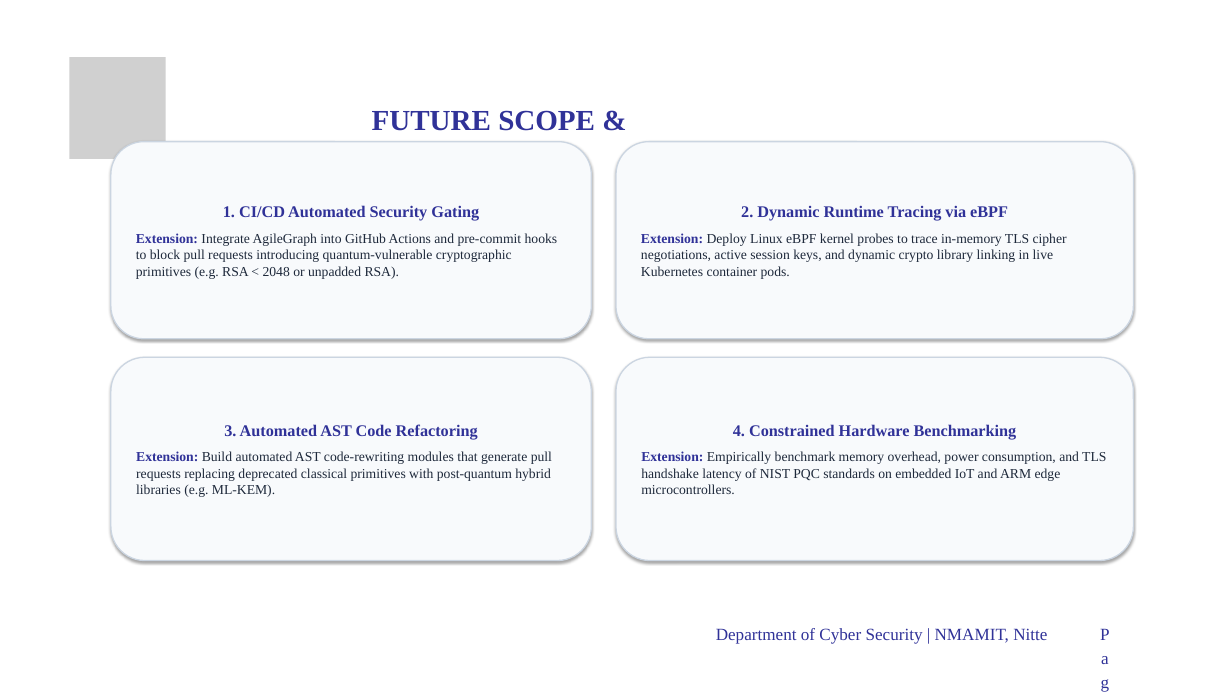
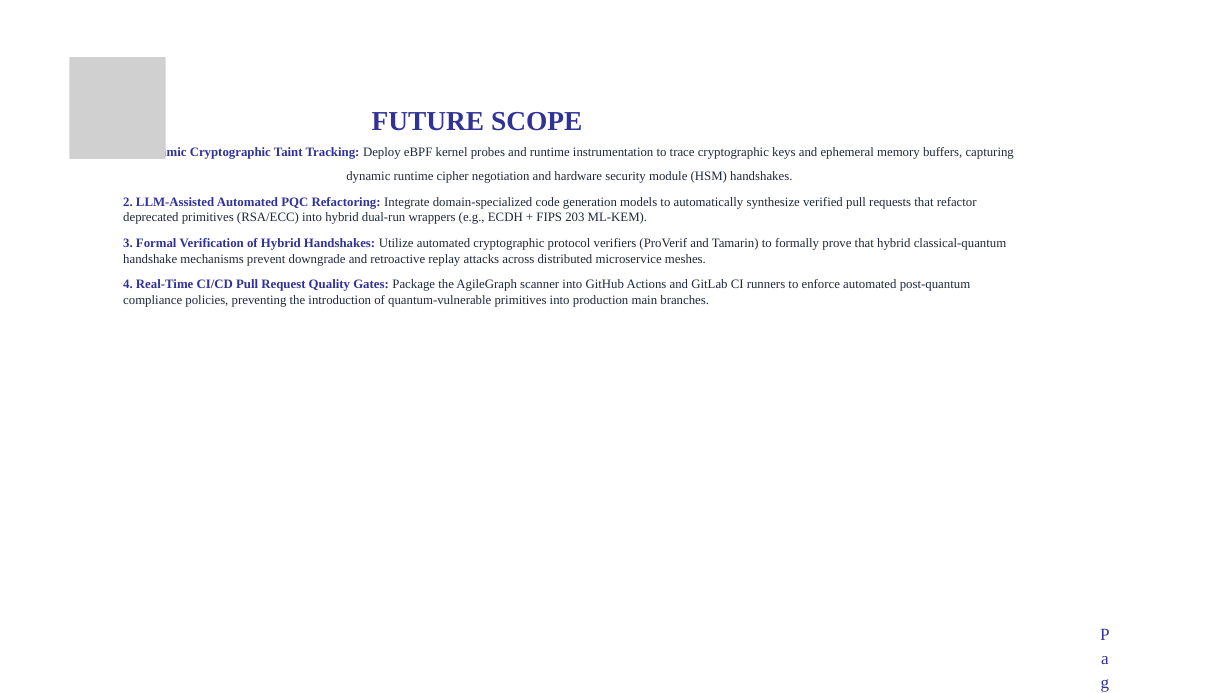
Before and after one commit to spoorthi2615/agilegraph--major-project, a slide deck: slide 18 of docs/major project phase-2.pptx. Drawn at 1232x693 pixels with LibreOffice and Linux fonts; fonts in the diff are those of the drawing; grey boxes stand for pictures; background and template pictures are left out. Boxes give left, top, right and bottom in pixels: in the first picture for what was removed or moved away, otherwise in the second. Text is boxed around its words. In the diff, an @@ line names an element or a change of style, - is before the commit and + after.

Commit message:
docs: strictly restore official NMAMIT presentation template format, native shapes, and exact slide titles

```diff
--- a/docs/major project phase-2.pptx
+++ b/docs/major project phase-2.pptx
@@ text at (x1=372, y1=112, x2=582, y2=131): text changed; size 34 to 32 pt @@
-FUTURE SCOPE & EXTENSIONS
+FUTURE SCOPE
@@ rounded rectangle removed at (x1=111, y1=142, x2=591, y2=339) @@
-1. CI/CD Automated Security Gating
-Extension: Integrate AgileGraph into GitHub Actions and pre-commit hooks to block pull requests introducing quantum-vulnerable cryptographic primitives (e.g. RSA < 2048 or unpadded RSA).
@@ text added at (x1=123, y1=145, x2=1014, y2=307), 15 pt, text #1E293B @@
+1. Dynamic Cryptographic Taint Tracking: Deploy eBPF kernel probes and runtime instrumentation to trace cryptographic keys and ephemeral memory buffers, capturing dynamic runtime cipher negotiation and hardware security module (HSM) handshakes.
+2. LLM-Assisted Automated PQC Refactoring: Integrate domain-specialized code generation models to automatically synthesize verified pull requests that refactor deprecated primitives (RSA/ECC) into hybrid dual-run wrappers (e.g., ECDH + FIPS 203 ML-KEM).
+3. Formal Verification of Hybrid Handshakes: Utilize automated cryptographic protocol verifiers (ProVerif and Tamarin) to formally prove that hybrid classical-quantum handshake mechanisms prevent downgrade and retroactive replay attacks across distributed microservice meshes.
+4. Real-Time CI/CD Pull Request Quality Gates: Package the AgileGraph scanner into GitHub Actions and GitLab CI runners to enforce automated post-quantum compliance policies, preventing the introduction of quantum-vulnerable primitives into production main branches.
@@ rounded rectangle removed at (x1=616, y1=142, x2=1133, y2=339) @@
-2. Dynamic Runtime Tracing via eBPF
-Extension: Deploy Linux eBPF kernel probes to trace in-memory TLS cipher negotiations, active session keys, and dynamic crypto library linking in live Kubernetes container pods.
@@ rounded rectangle removed at (x1=111, y1=357, x2=591, y2=561) @@
-3. Automated AST Code Refactoring
-Extension: Build automated AST code-rewriting modules that generate pull requests replacing deprecated classical primitives with post-quantum hybrid libraries (e.g. ML-KEM).
@@ rounded rectangle removed at (x1=616, y1=357, x2=1133, y2=561) @@
-4. Constrained Hardware Benchmarking
-Extension: Empirically benchmark memory overhead, power consumption, and TLS handshake latency of NIST PQC standards on embedded IoT and ARM edge microcontrollers.
@@ text removed at (x1=716, y1=628, x2=1047, y2=644) @@
-Department of Cyber Security | NMAMIT, Nitte
```
Also in this commit, not shown: 16 other slides changed, 4 slides added, 4 slides removed, 1 other file.
